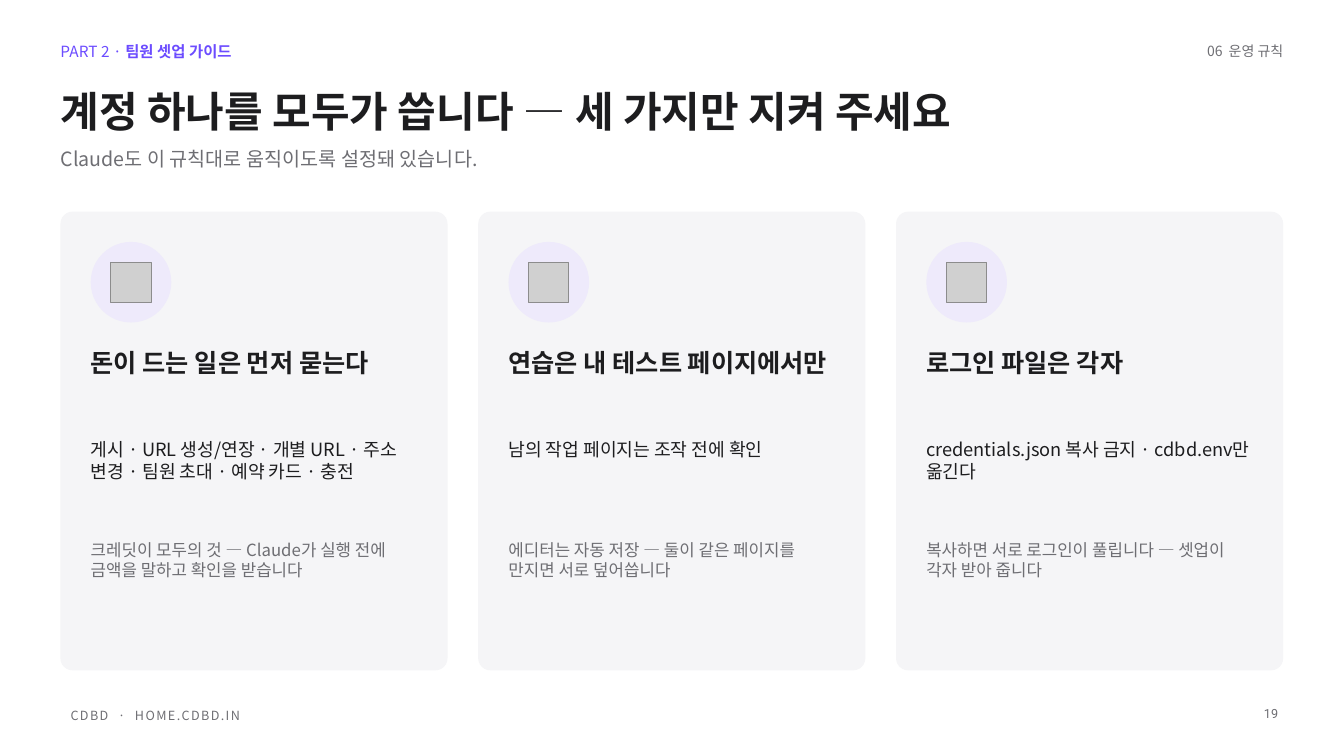
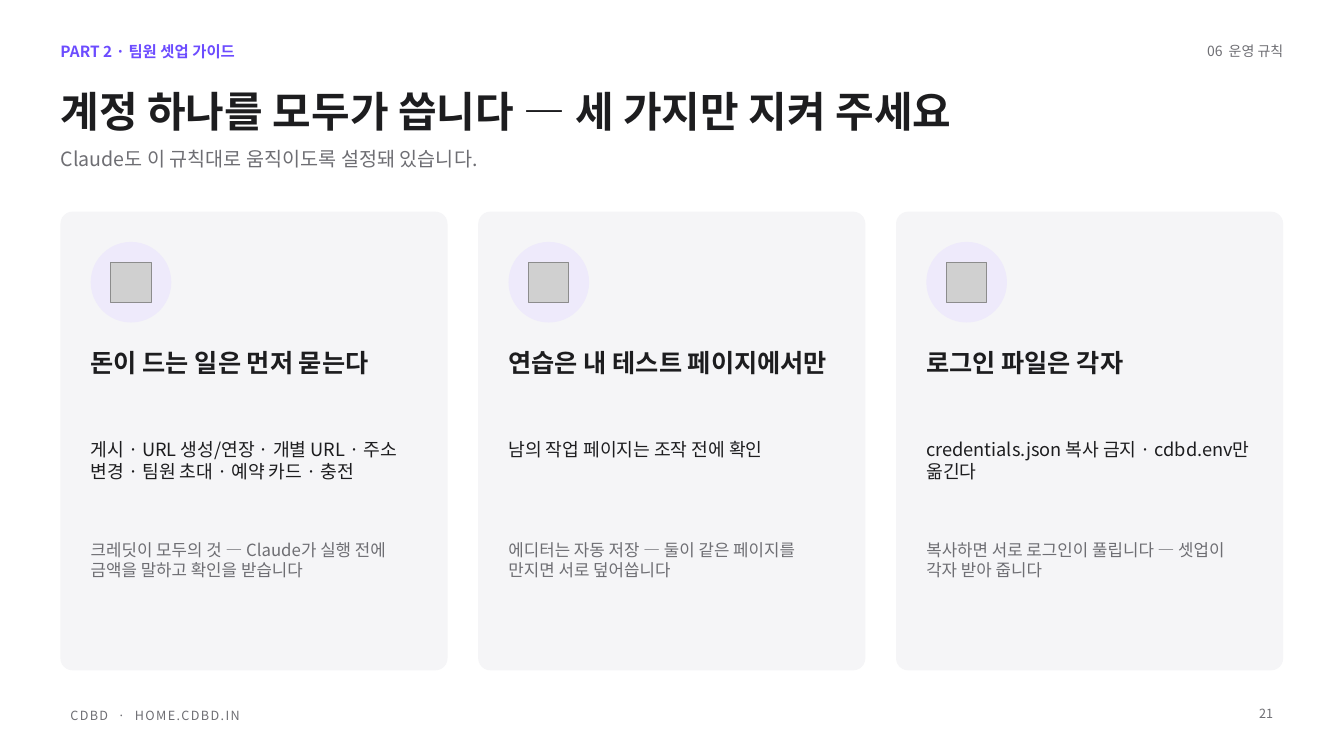
Before and after one commit to CdBd-in/design, a slide deck: slide 21 of _기능별 경로 가이드 — 결과 보고 발표 (2026-10-02).pptx (slide 19 before the commit). Drawn at 1344x756 pixels with LibreOffice and Linux fonts; fonts in the diff are those of the drawing; grey boxes stand for pictures. Boxes give left, top, right and bottom in pixels: in the first picture for what was removed or moved away, otherwise in the second. Text is boxed around its words. In the diff, an @@ line names an element or a change of style, - is before the commit and + after.

```diff
--- a/_기능별 경로 가이드 — 결과 보고 발표 (2026-10-02).pptx
+++ b/_기능별 경로 가이드 — 결과 보고 발표 (2026-10-02).pptx
@@ text "PART 2 · 팀원 셋업 ..." at (x1=60, y1=44, x2=235, y2=59): font Roboto to Noto Sans CJK KR in "팀원 셋업 가이드"; bold on in "PART 2 ·" @@
@@ title "계정 하나를 모두가 씁니다 — ..." at (x1=60, y1=91, x2=951, y2=131): font Roboto to Noto Sans CJK KR; bold on in "—" @@
@@ text "크레딧이 모두의 것 — Claude가 ..." at (x1=91, y1=542, x2=386, y2=578): font Roboto to Noto Sans CJK KR in "크레딧이 모두의 것 Claude가 실행 전에 금액을 ..." @@
@@ text "복사하면 서로 로그인이 풀립니다 — ..." at (x1=926, y1=542, x2=1224, y2=578): font Roboto to Noto Sans CJK KR @@
@@ page number added at (x1=1259, y1=708, x2=1273, y2=718), 9 pt, text #6E6E73 @@
+21
@@ page number removed at (x1=1264, y1=709, x2=1278, y2=718) @@
-19
```
Also in this commit, not shown: 19 other slides changed, 2 slides added.
